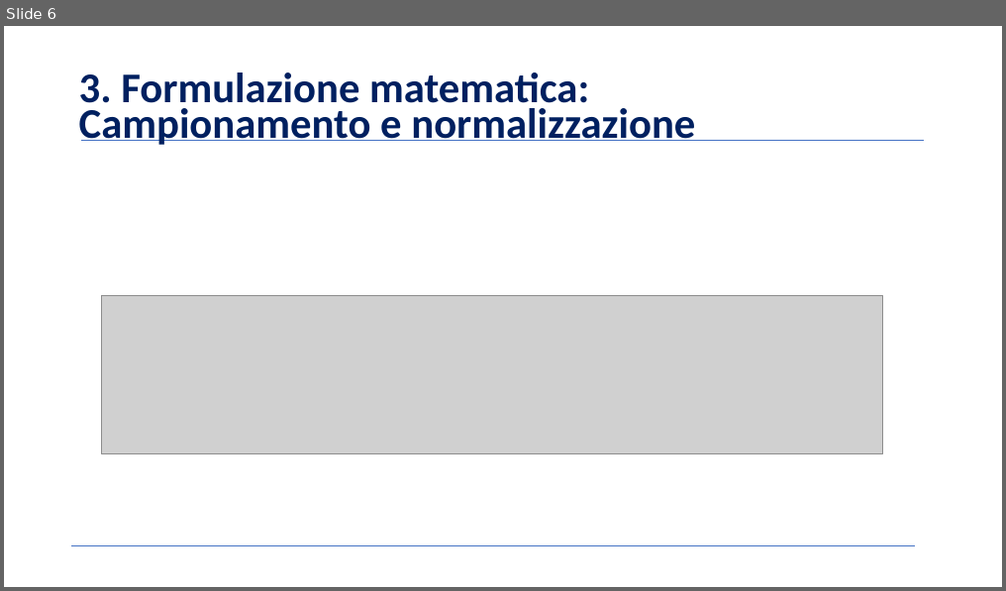
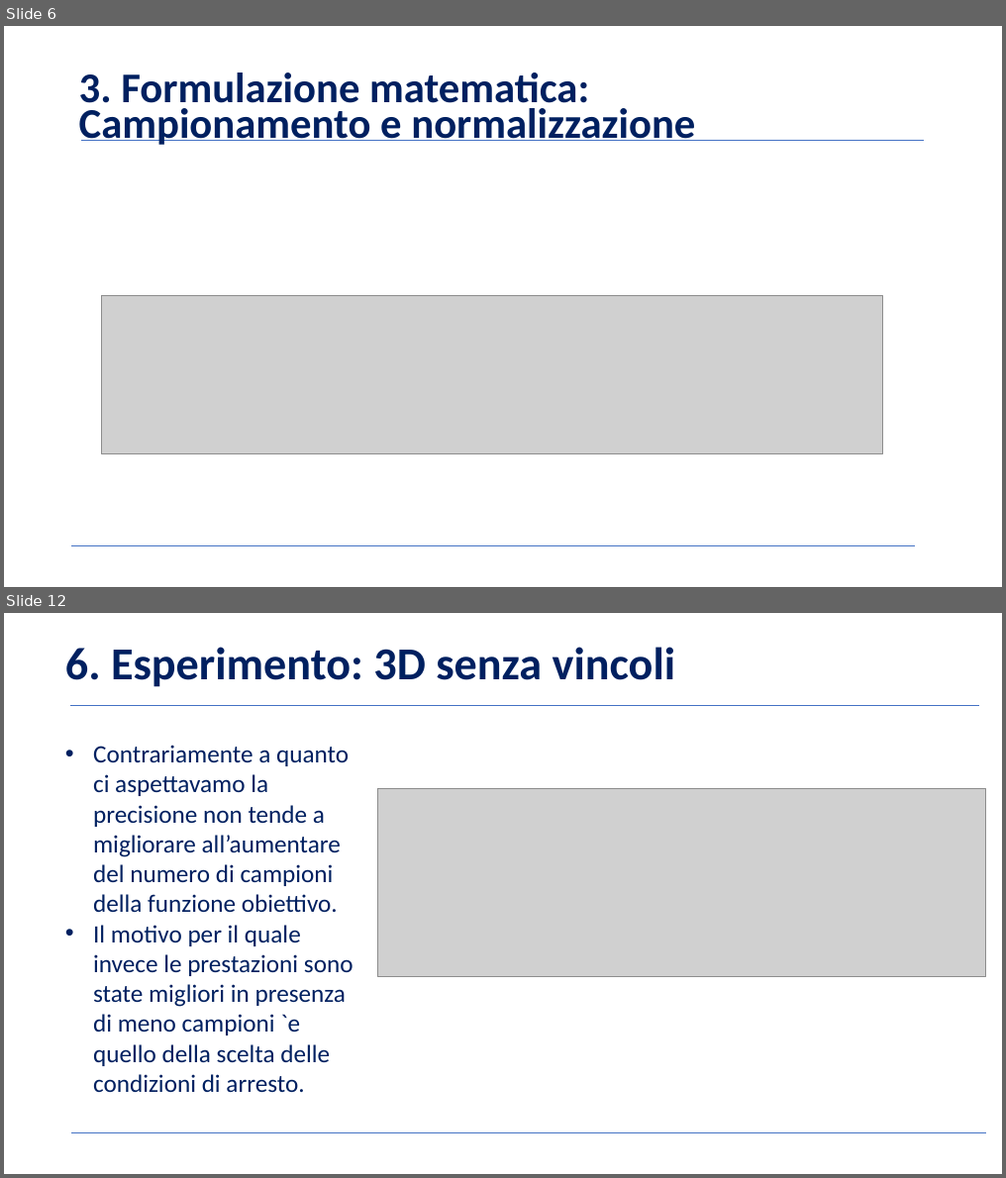
Before and after one commit to BernardoGiordano/NelderMeadMethod, a slide deck: writeup/Slides.pptx. Shown one above the other, each under a label of ours: slide 6 before the commit, slides 6 and 12 after it; the slides between them are not shown. The pictures are 1006x591 and 1006x1178 pixels, drawn with LibreOffice and Linux fonts; fonts in the diff are those of the drawing; grey boxes stand for pictures; background and template pictures are left out. Boxes give left, top, right and bottom in pixels: in the first picture for what was removed or moved away, otherwise in the second. Text is boxed around its words. In the diff, an @@ line names an element or a change of style, - is before the commit and + after.

```diff
--- a/writeup/Slides.pptx
+++ b/writeup/Slides.pptx
@@ slide 12 added at (4,613,1002,1174), background picture (left out) @@
@@ title added at (65,647,675,687), 44 pt, text #002060, bold @@
+6. Esperimento: 3D senza vincoli
@@ line added from (70, 706) to (979, 706), #4472C4 0.5 pt @@
@@ text added at (93,745,353,1092), 24 pt, text #002060 @@
+• Contrariamente a quanto ci aspettavamo la precisione non tende a migliorare all’aumentare del numero di campioni della funzione obiettivo.
+• Il motivo per il quale invece le prestazioni sono state migliori in presenza di meno campioni `e quello della scelta delle condizioni di arresto.
@@ picture added at (378,788,986,977) @@
@@ line added from (71, 1134) to (986, 1134), #4472C4 0.5 pt @@
```
Also in this commit, not shown: 10 slides changed, 2 other slides added.
